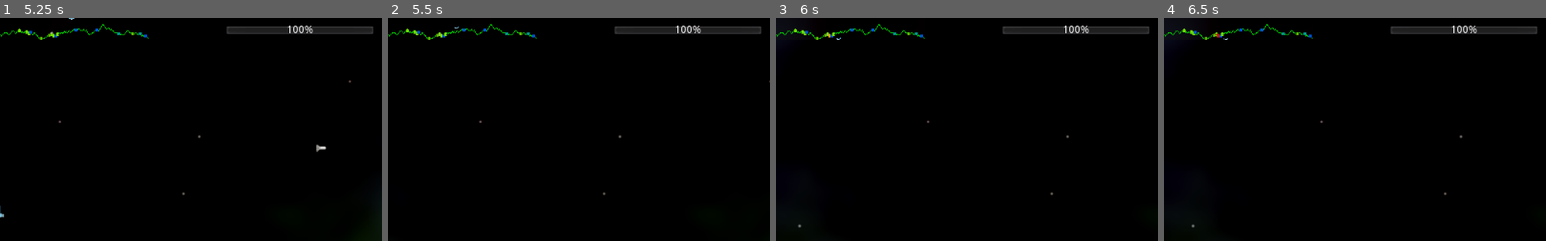
Above: before the commit, frames 1-4 (left to right).
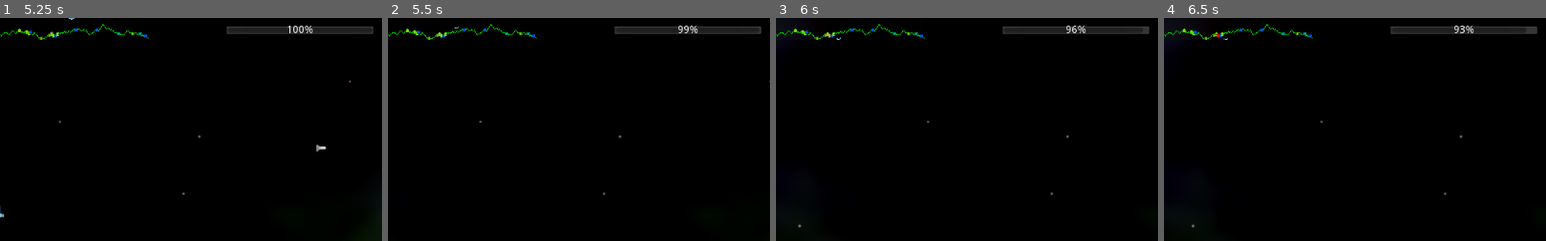
Above: after the commit, the same moments.

Repository: andrew-wilkes/godotia
Game: Godot game, scene res://scenes/Main.tscn
The game is run twice, just before and just after one commit, with the same random seed, the same clock (stepped at 60 frames per second) and the same inputs.
Inputs:
- Up to frame 1 (5.25 s): tap Enter (ui_accept) at 0.5, 0.77, 1.52, 3.02, 3.77, 4.52 s; hold Right (ui_right) 0.53-1.28 s; hold Down (ui_down) 1.28-2.03 s; hold Right (ui_right) 2.03-2.78 s; hold Up (ui_up) 2.78-3.53 s; hold Left (ui_left) 3.53-5.03 s; hold Down (ui_down) from 5.03 s (still down)
- Up to frame 2 (5.5 s): keep holding Down (ui_down)
- Up to frame 3 (6 s): release Down (ui_down) at 5.78 s; hold Right (ui_right) from 5.78 s (still down)
- Up to frame 4 (6.5 s): keep holding Right (ui_right); tap Enter (ui_accept) at 6.02 s
The pictures show only the part of the screen within x 50-100%, y 8-58%; the shares and areas given below are measured in that part.

Frame 1 is identical in both runs. In frame 2, 0.2% of the frame differs, in the area x 75-82%, y 3-7%; in frame 3, 0.2%; in frame 4, 0.2%, in the area x 75-98%, y 3-7%.

Commit message:
Update stats in game loop

Diff:
--- a/scenes/Enemy.gd
+++ b/scenes/Enemy.gd
@@ -55,7 +55,7 @@
 	if sid:
 		var s = globals.structures[sid]
 		if state == LIFTING:
-			s.state = globals.structures[sid].states.FALLING
+			s.state = s.states.FALLING
 			s.call_deferred("reparent", self, get_parent(), self.position)
 		else:
 			# Was leeching off an energy source
--- a/scenes/Main.gd
+++ b/scenes/Main.gd
@@ -5,6 +5,7 @@
 const TOP_LEVEL = 14
 const TEST_STRUCT = false
 const TEST_ENEMY = true
+const TEST_TARGET_INDEX = 17
 
 enum { LEFT, RIGHT }
 
@@ -105,7 +106,7 @@
 	if targets.size():
 		var i = randi() % targets.size()
 		if TEST_ENEMY:
-			i = 17 # Manually choose a target
+			i = TEST_TARGET_INDEX # Manually choose a target
 		pick = globals.structures[targets[i]]
 	pick.targeted = true
 	return pick
@@ -127,6 +128,7 @@
 	move_player_sideways(delta)
 	map.position_player(player, scroll_position, terrain)
 	map.update_all_entities(scroll_position)
+	stats.update()
 
 
 func process_inputs(delta):
